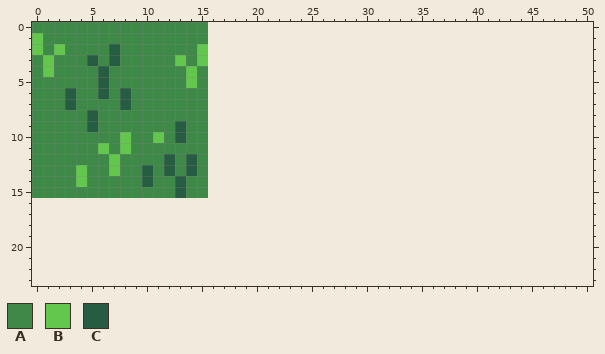
File history of a pixel-art file, res/tile/grass/graphic.ase. This is how it looked before the edit.
16x16 pixels, 1 frame. Shown: x 0..50, y 0..23. The old version is drawn lined up with the new one, on the new canvas.
Palette (. is transparent): A #3e8948  B #63c74d  C #265c42
Pixels before, first column x 0:
 0 AAAAAAAAAAAAAAAA
 1 BAAAAAAAAAAAAAAA
 2 BABAAAACAAAAAAAB
 3 ABAAACACAAAAABAB
 4 ABAAAACAAAAAAABA
 5 AAAAAACAAAAAAABA
 6 AAACAACACAAAAAAA
 7 AAACAAAACAAAAAAA
 8 AAAAACAAAAAAAAAA
 9 AAAAACAAAAAAACAA
10 AAAAAAAABAABACAA
11 AAAAAABABAAAAAAA
12 AAAAAAABAAAACACA
13 AAAABAABAACACACA
14 AAAABAAAAACAACAA
15 AAAAAAAAAAAAACAA
New version:
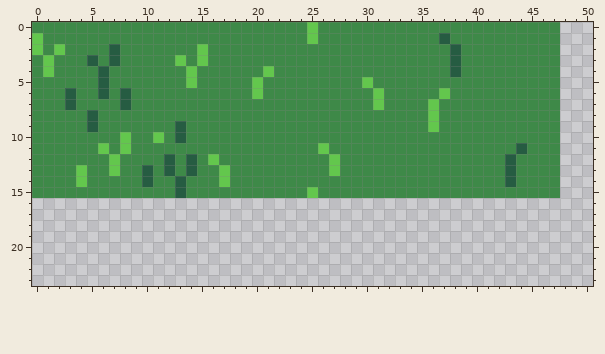
Commit: Stenblock graphics improved
Change:
canvas 16x16 -> 128x128
y 0: x 16..47 ................................ -> AAAAAAAAABAAAAAAAAAAAAAAAAAAAAAA
y 1: x 16..47 ................................ -> AAAAAAAAABAAAAAAAAAAACAAAAAAAAAA
y 2..3: x 16..47 ................................ -> AAAAAAAAAAAAAAAAAAAAAACAAAAAAAAA
y 4: x 16..47 ................................ -> AAAAABAAAAAAAAAAAAAAAACAAAAAAAAA
y 5: x 16..47 ................................ -> AAAABAAAAAAAAABAAAAAAAAAAAAAAAAA
y 6: x 16..47 ................................ -> AAAABAAAAAAAAAABAAAAABAAAAAAAAAA
y 7: x 16..47 ................................ -> AAAAAAAAAAAAAAABAAAABAAAAAAAAAAA
y 8..9: x 16..47 ................................ -> AAAAAAAAAAAAAAAAAAAABAAAAAAAAAAA
y 10: x 16..47 ................................ -> AAAAAAAAAAAAAAAAAAAAAAAAAAAAAAAA
y 11: x 16..47 ................................ -> AAAAAAAAAABAAAAAAAAAAAAAAAAACAAA
y 12: x 16..47 ................................ -> BAAAAAAAAAABAAAAAAAAAAAAAAACAAAA
y 13: x 16..47 ................................ -> ABAAAAAAAAABAAAAAAAAAAAAAAACAAAA
y 14: x 16..47 ................................ -> ABAAAAAAAAAAAAAAAAAAAAAAAAACAAAA
y 15: x 16..47 ................................ -> AAAAAAAAABAAAAAAAAAAAAAAAAAAAAAA
Where, in picture pixels (left, top, right, bottom), the same in both pictures:
added: (208, 22, 560, 198)
